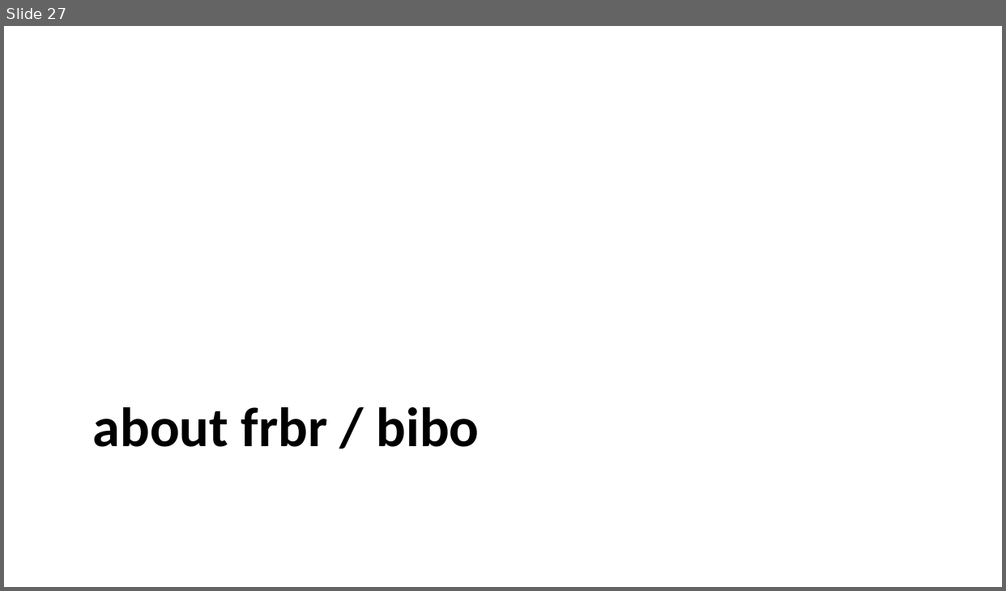
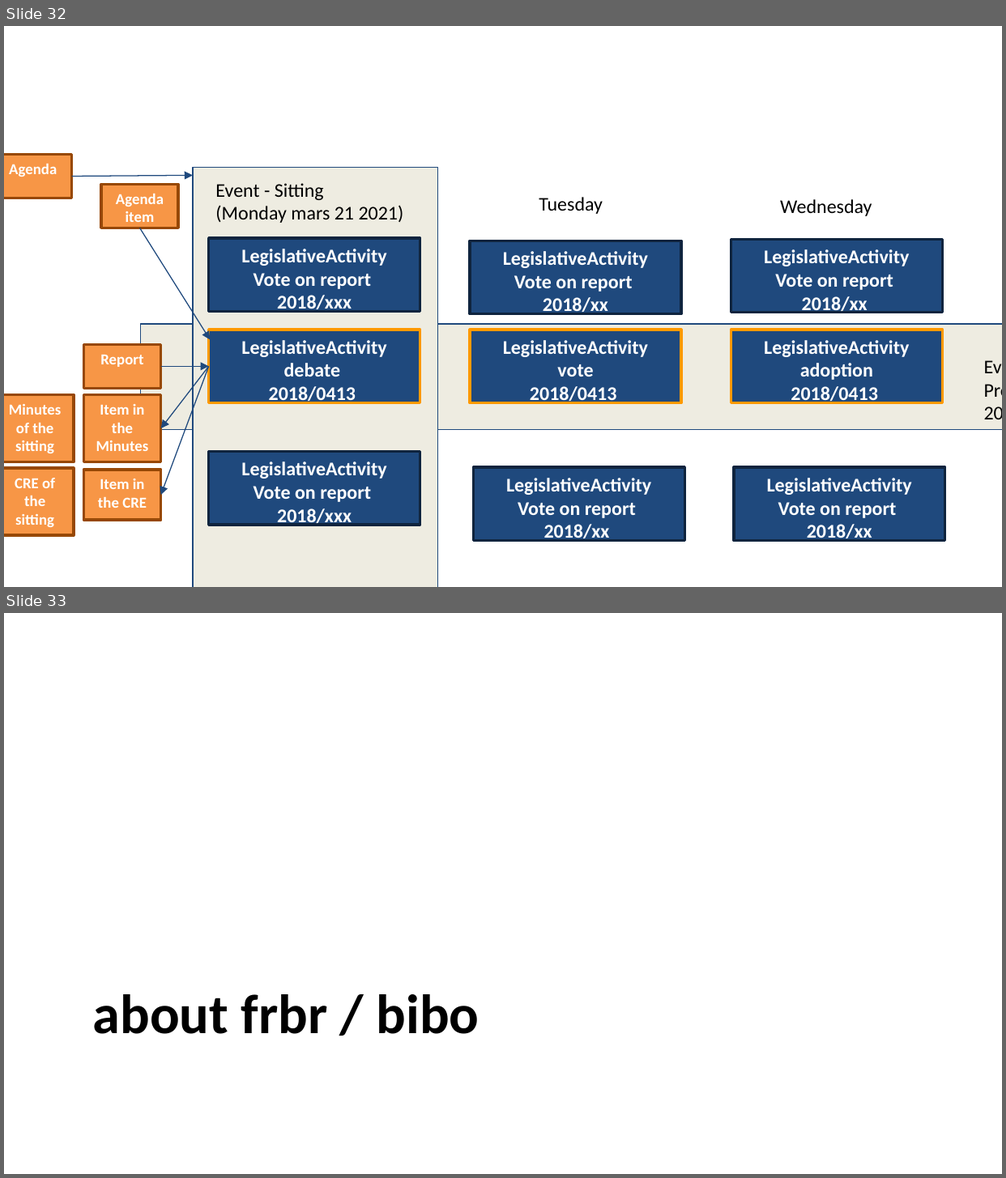
Before and after one commit to sparna-git/ep-graph-poc, a slide deck: 06-Dataset6_eli-dl-ap-ep/02-Specifications/eli-dl-ap-ep/eli-dl-ap-ep-diagrams-spreadsheet/eli-dl-ap-ep-diagrams.pptx. Shown one above the other, each under a label of ours: slide 27 before the commit, slides 32 and 33 after it. The pictures are 1006x591 and 1006x1178 pixels, drawn with LibreOffice and Linux fonts; fonts in the diff are those of the drawing. Boxes give left, top, right and bottom in pixels: in the first picture for what was removed or moved away, otherwise in the second. Text is boxed around its words. In the diff, an @@ line names an element or a change of style, - is before the commit and + after.

```diff
--- a/06-Dataset6_eli-dl-ap-ep/02-Specifications/eli-dl-ap-ep/eli-dl-ap-ep-diagrams-spreadsheet/eli-dl-ap-ep-diagrams.pptx
+++ b/06-Dataset6_eli-dl-ap-ep/02-Specifications/eli-dl-ap-ep/eli-dl-ap-ep-diagrams-spreadsheet/eli-dl-ap-ep-diagrams.pptx
@@ slide 32 added at box(4, 26, 1002, 587), background #FFFFFF @@
@@ rectangle added at box(4, 155, 71, 199), fill #F79646, outline #974806 2 pt, 11 pt, text #FFFFFF, bold @@
+Agenda
@@ rectangle added at box(193, 168, 438, 587), fill #EEECE1, outline #1F497D 0.75 pt @@
@@ arrow added from (72, 177) to (193, 176), #1F497D 0.75 pt @@
@@ rectangle added at box(101, 185, 177, 228), fill #F79646, outline #974806 2 pt, 11 pt, text #FFFFFF, bold @@
+Agenda
+item
@@ text added at box(215, 183, 404, 223), 14 pt, text #000000 @@
+Event - Sitting
+(Monday mars 21 2021)
@@ text added at box(539, 197, 603, 214), 14 pt, text #000000 @@
+Tuesday
@@ text added at box(780, 199, 872, 216), 14 pt, text #000000 @@
+Wednesday
@@ arrow added from (140, 228) to (210, 340), #1F497D 0.75 pt @@
@@ rectangle added at box(209, 238, 420, 311), fill #1F497D, outline #0F243E 2 pt, 14 pt, text #FFFFFF, bold @@
+LegislativeActivity
+Vote on report
+2018/xxx
@@ rectangle added at box(470, 241, 682, 314), fill #1F497D, outline #0F243E 2 pt, 14 pt, text #FFFFFF, bold @@
+LegislativeActivity
+Vote on report
+2018/xx
@@ rectangle added at box(731, 240, 943, 313), fill #1F497D, outline #0F243E 2 pt, 14 pt, text #FFFFFF, bold @@
+LegislativeActivity
+Vote on report
+2018/xx
@@ rectangle added at box(141, 324, 1002, 430), fill #EEECE1, outline #1F497D 0.75 pt @@
@@ rectangle added at box(209, 331, 420, 403), fill #1F497D, outline #FF9900 2 pt, 14 pt, text #FFFFFF, bold @@
+LegislativeActivity
+debate
+2018/0413
@@ rectangle added at box(470, 331, 682, 403), fill #1F497D, outline #FF9900 2 pt, 14 pt, text #FFFFFF, bold @@
+LegislativeActivity
+vote
+2018/0413
@@ rectangle added at box(731, 331, 943, 403), fill #1F497D, outline #FF9900 2 pt, 14 pt, text #FFFFFF, bold @@
+LegislativeActivity
+adoption
+2018/0413
@@ rectangle added at box(84, 344, 160, 388), fill #F79646, outline #974806 2 pt, 11 pt, text #FFFFFF, bold @@
+Report
@@ arrow added from (160, 366) to (209, 366), #1F497D 0.75 pt @@
@@ arrow added from (209, 366) to (160, 428), #1F497D 0.75 pt @@
@@ arrow added from (209, 366) to (160, 495), #1F497D 0.75 pt @@
@@ text added at box(791, 386, 877, 406), 14 pt, text #000000 @@
+Event - Procedure 2018/0413
@@ rectangle added at box(4, 395, 73, 462), fill #F79646, outline #974806 2 pt, 11 pt, text #FFFFFF, bold @@
+Minutes of the sitting
@@ rectangle added at box(84, 395, 160, 462), fill #F79646, outline #974806 2 pt, 11 pt, text #FFFFFF, bold @@
+Item in the Minutes
@@ rectangle added at box(209, 452, 420, 525), fill #1F497D, outline #0F243E 2 pt, 14 pt, text #FFFFFF, bold @@
+LegislativeActivity
+Vote on report
+2018/xxx
@@ rectangle added at box(4, 468, 73, 535), fill #F79646, outline #974806 2 pt, 11 pt, text #FFFFFF, bold @@
+CRE of the sitting
@@ rectangle added at box(84, 470, 160, 521), fill #F79646, outline #974806 2 pt, 11 pt, text #FFFFFF, bold @@
+Item in the CRE
@@ rectangle added at box(473, 468, 684, 541), fill #1F497D, outline #0F243E 2 pt, 14 pt, text #FFFFFF, bold @@
+LegislativeActivity
+Vote on report
+2018/xx
@@ rectangle added at box(734, 468, 945, 541), fill #1F497D, outline #0F243E 2 pt, 14 pt, text #FFFFFF, bold @@
+LegislativeActivity
+Vote on report
+2018/xx
@@ what was slide 27 is now slide 33 @@
```
Also in this commit, not shown: 4 slides changed, 6 other slides added, 1 slide removed, 15 other files.
